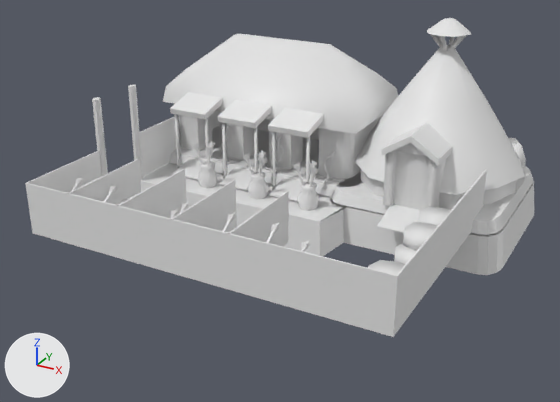
The COLLADA model art/meshes/structural/swcreek/range.dae, before and after one commit.
Camera for both pictures: a camera (50 mm lens) standing at (20.6, -38.4, 19.2) and looking at (0.0, -1.0, 0.4). The lights are fixed; the arrows at lower left show +X, +Y and +Z. The first picture is the older version. Where no turn or scale is listed for an object, it has been applied to the vertices.

In view in the first picture: 'range'.
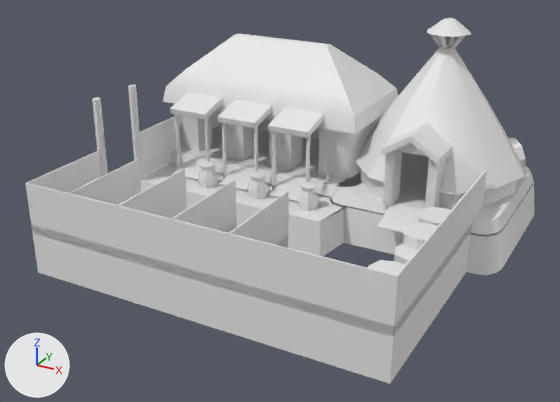
Where the newer file only moved an object's origin or applied its transform, the numbers keep the older frame.

Pixel boxes (x1, y1, x2, y2) of what changed, in the pictures (560 x 402 px):
```json
{"object": "range", "change": "reshaped", "before": [25, 18, 534, 337], "after": [25, 18, 534, 384], "on screen": "15% taller"}
{"part": 1, "of": "me_cubo_030", "change": "added", "after": [31, 223, 473, 384]}
{"part": 2, "of": "me_cubo_030", "change": "added", "after": [72, 236, 79, 285]}
{"part": 3, "of": "me_cubo_030", "change": "added", "after": [120, 250, 126, 300]}
{"part": 4, "of": "me_cubo_030", "change": "added", "after": [173, 221, 237, 317]}
{"part": 5, "of": "me_cubo_030", "change": "added", "after": [229, 237, 288, 334]}
{"part": 6, "of": "me_cubo_030", "change": "deleted", "before": [72, 141, 319, 252]}
{"part": 7, "of": "me_cubo_030", "change": "cut back", "before": [368, 137, 456, 210], "after": [368, 108, 498, 206]}
```

The change, as JSON lines over the scene's bpy script:
```json
{"block": "me_cubo_030", "where": "# used by ob_range; location = (-0.51, 0.68, 0.0)"}
{"op": "remove", "block": "me_cubo_030", "code": "me_cubo_030.from_pydata(...)  # 1741 vertices, 2646 faces; spans x -11.8..13.3, y -11.3..11.7, z -2.5..10.6"}
{"op": "add", "block": "me_cubo_030", "code": "me_cubo_030.from_pydata(...)  # 1784 vertices, 3014 faces; spans x -11.8..13.3, y -11.3..11.7, z -2.6..10.6"}
{"block": "me_cubo_030", "change": "me_cubo_030 part 1: the loose piece of 32 vertices spanning x -10.1..11.5, y -11.3..2.9, z -0.1..3.0 is copied, and the copy is moved by (0.0, 0.0, -2.5); it spans x -10.1..11.5, y -11.3..2.9, z -2.6..0.5"}
{"block": "me_cubo_030", "change": "me_cubo_030 part 2: a new loose piece, a box spanning x -7.096..-7.005, y -11.268..-5.314, z -2.611..0.451, in mat_textura_swift_creek (its picture is missing)"}
{"block": "me_cubo_030", "change": "me_cubo_030 part 3: a new loose piece, a box spanning x -3.755..-3.665, y -11.268..-5.314, z -2.611..0.451, in mat_textura_swift_creek (its picture is missing)"}
{"block": "me_cubo_030", "change": "me_cubo_030 part 4: a new loose piece, a box spanning x -0.357..-0.266, y -11.268..-5.314, z -2.611..0.451, in mat_textura_swift_creek (its picture is missing)"}
{"block": "me_cubo_030", "change": "me_cubo_030 part 5: a new loose piece, a box spanning x 2.982..3.072, y -11.268..-5.314, z -2.611..0.451, in mat_textura_swift_creek (its picture is missing)"}
{"block": "me_cubo_030", "change": "me_cubo_030 part 6: 57 loose pieces with 304 vertices, spanning x -9.4..5.7, y -10.0..0.6, z 0.5..2.7, are deleted"}
{"block": "me_cubo_030", "change": "me_cubo_030 part 7: 9 vertices removed from x 6.7..8.8, y 0.9..1.8, z 0.5..4.0; 112 vertices added at x 2.2..13.0, y 1.2..11.6, z 0.5..8.9"}
{"block": "me_cubo_030", "change": "other edits to the shape of me_cubo_030 do not show in these pictures"}
```
